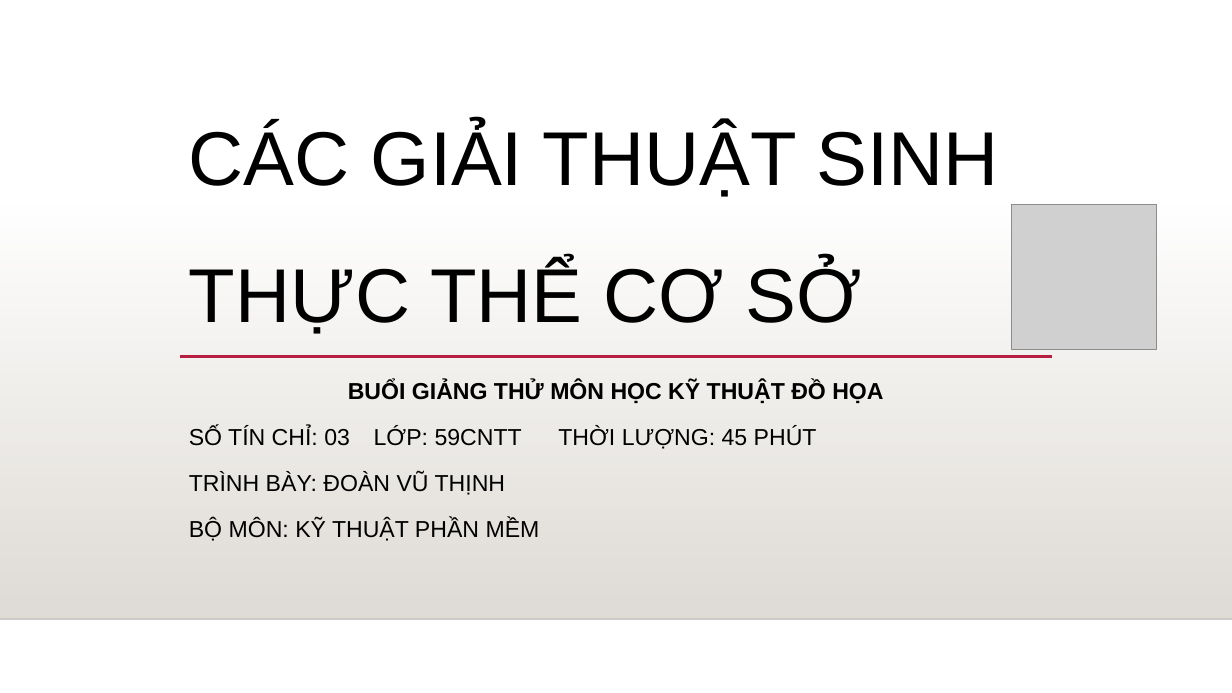
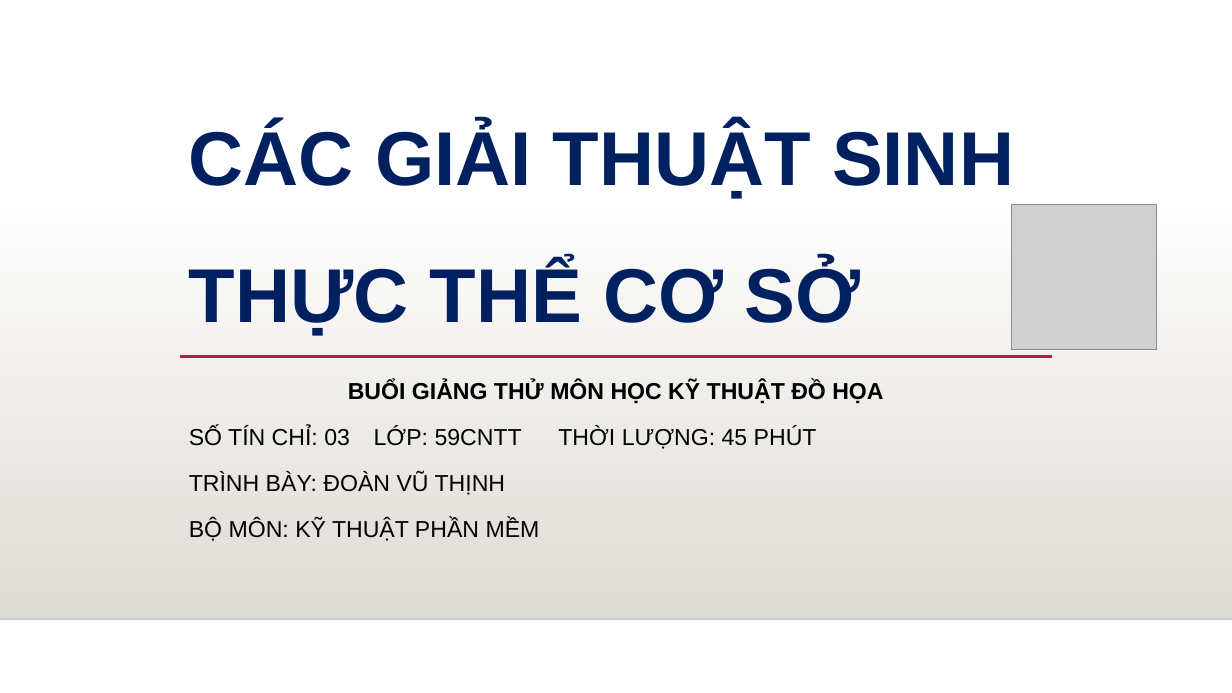
Before and after one commit to thinhdoanvu/ComputerGraphics, a slide deck: slide 1 of GiangThu_2019.pptx. Drawn at 1232x693 pixels with LibreOffice and Linux fonts; fonts in the diff are those of the drawing; grey boxes stand for pictures; background and template pictures are left out. Boxes give left, top, right and bottom in pixels: in the first picture for what was removed or moved away, otherwise in the second. Text is boxed around its words. In the diff, an @@ line names an element or a change of style, - is before the commit and + after.

```diff
--- a/GiangThu_2019.pptx
+++ b/GiangThu_2019.pptx
@@ title "CÁC GIẢI THUẬT SINH THỰC ..." at (189,124,1014,336): text colour #000000 to #002060, bold on @@
```
Also in this commit, not shown: 7 other slides changed.
